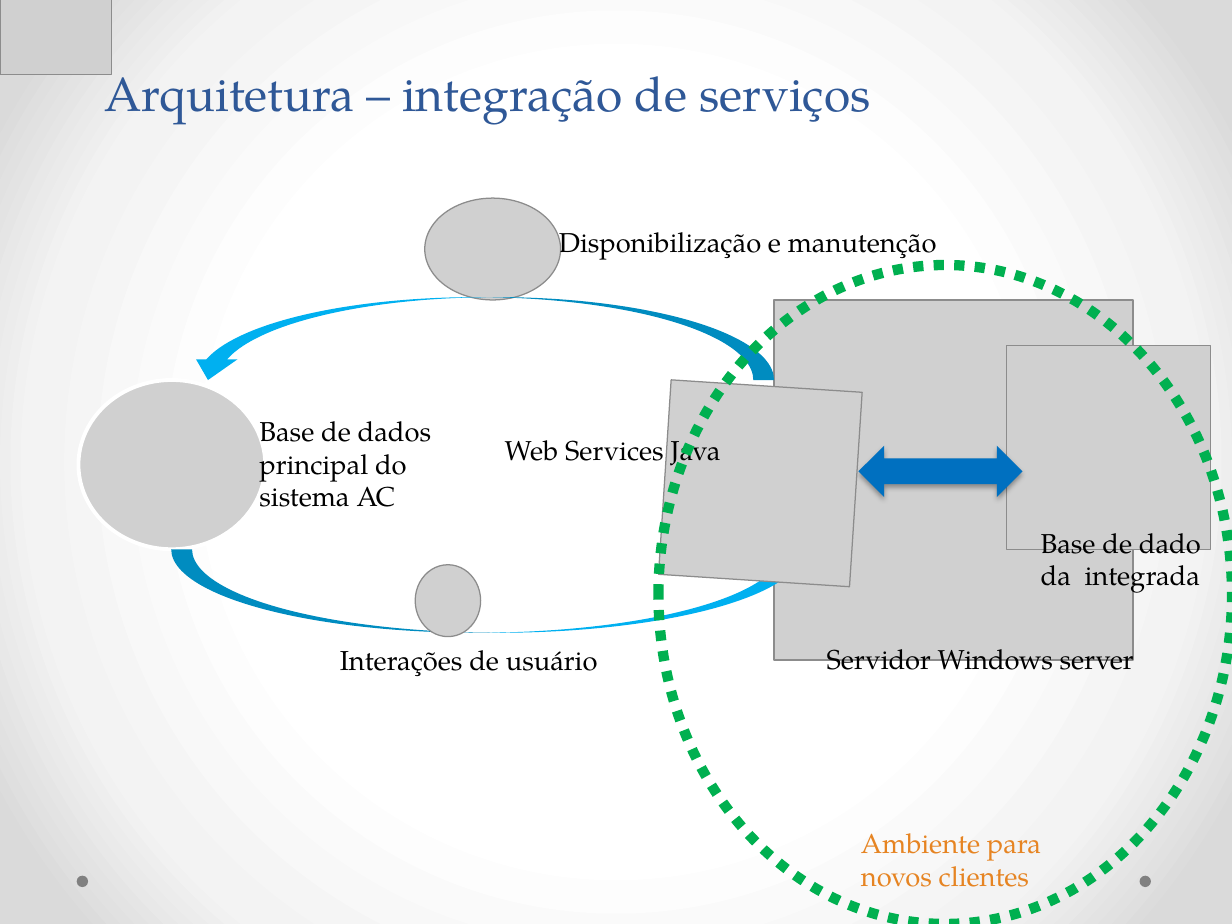
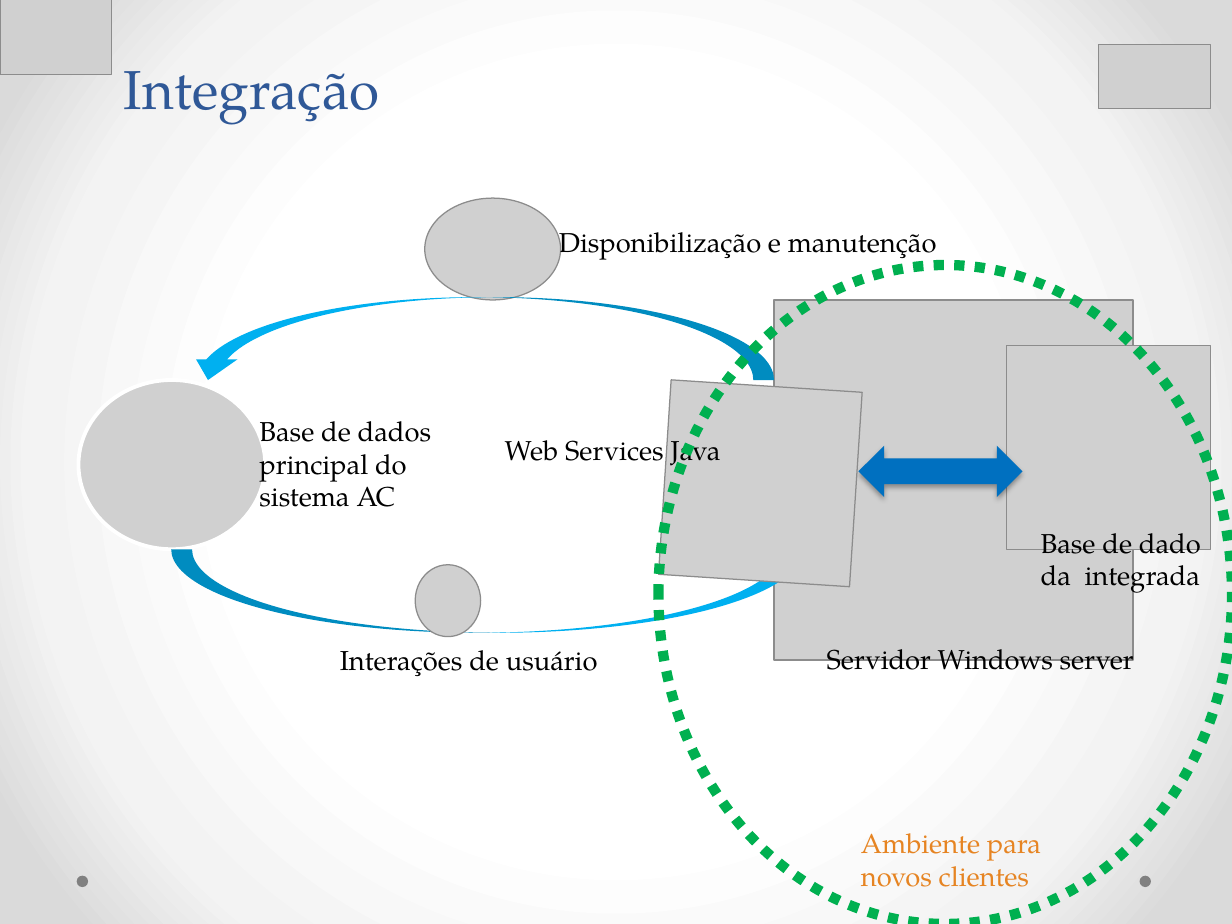
Before and after one commit to Neimarmg/TCC, a slide deck: slide 10 of Documentação final do projeto/Ppt-Final.pptx. Drawn at 1232x924 pixels with LibreOffice and Linux fonts; fonts in the diff are those of the drawing; grey boxes stand for pictures. Boxes give left, top, right and bottom in pixels: in the first picture for what was removed or moved away, otherwise in the second. Text is boxed around its words. In the diff, an @@ line names an element or a change of style, - is before the commit and + after.

```diff
--- a/Documentação final do projeto/Ppt-Final.pptx
+++ b/Documentação final do projeto/Ppt-Final.pptx
@@ picture added at bbox=[1099, 44, 1211, 108] @@
@@ title at bbox=[124, 71, 379, 125]: text changed; size 28 to 32 pt @@
-Arquitetura – integração de serviços
+Integração
```
Also in this commit, not shown: 8 other slides changed.
